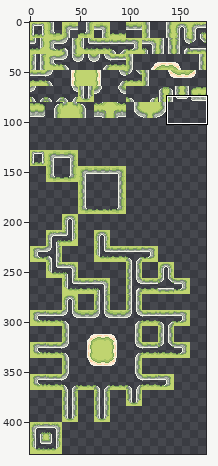
Pixel-art file -- examples/lakesrivers.aseprite. The first picture is a wide view before the edit; the outline marks the close-up.
Close-up. The starting point:
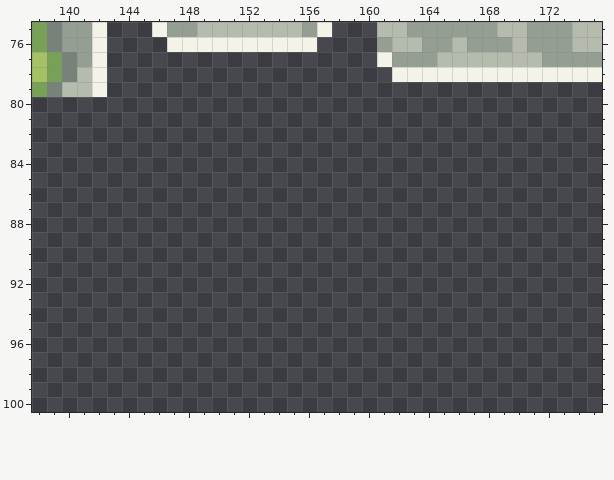
176x432 pixels, 1 frame. Shown: x 138..175, y 75..100.
The result:
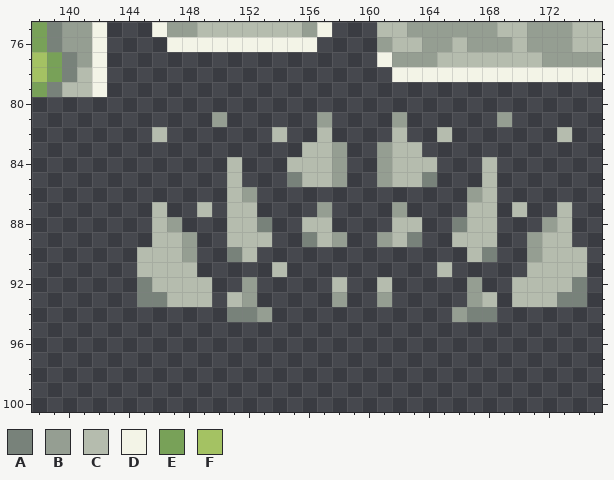
Palette (. is transparent): A #78827a  B #959e92  C #b5bcae  D #f3f4e7  E #78a158  F #a4c263
Edits made:
Colour A is added in row 85 at x 155 and 164; in row 88 at x 153 and 166; in row 89 at x 156 and 163; in row 90 at x 151 and 168; in row 92 at x 145 and 174; in row 93 at x 145 to 146 and 173 to 174.
Colour A is added in row 94 at x 151 to 152 and 167 to 168.
Colour B is added in row 81 at x 150, 157, 162 and 169; in rows 83 to 85 at x 158 and 161; in row 86 at x 152 and 167; in row 87 at x 157 and 162; in row 88 at x 147 and 172; in row 89 at x 148, 158, 161 and 171.
Colour B is added in row 90 at x 148 and 171; in row 92 at x 152 and 167; in row 93 at x 152, 158, 161 and 167; in row 94 at x 153 and 166.
Colour C is added in row 82 at x 146, 154, 157, 162, 165 and 173; in row 83 at x 156 to 157 and 162 to 163; in row 84 at x 151, 155 to 157, 162 to 164 and 168; in row 85 at x 151, 156 to 157, 162 to 163 and 168; in row 86 at x 151 and 168; in row 87 at x 146, 149, 151 to 152, 167 to 168, 170 and 173.
Colour C is added in row 88 at x 146, 151 to 152, 156 to 157, 162 to 163, 167 to 168 and 173; in row 89 at x 146 to 147, 151 to 153, 157, 162, 166 to 168 and 172 to 173; in row 90 at x 145 to 147, 152, 167 and 172 to 174; in row 91 at x 145 to 148, 154, 165 and 171 to 174; in row 92 at x 146 to 149, 158, 161 and 170 to 173; in row 93 at x 147 to 149, 151, 168 and 170 to 172.
Where, in picture pixels (left, top, right, bottom), the same in both close-ups:
added: (137, 112, 587, 322)
